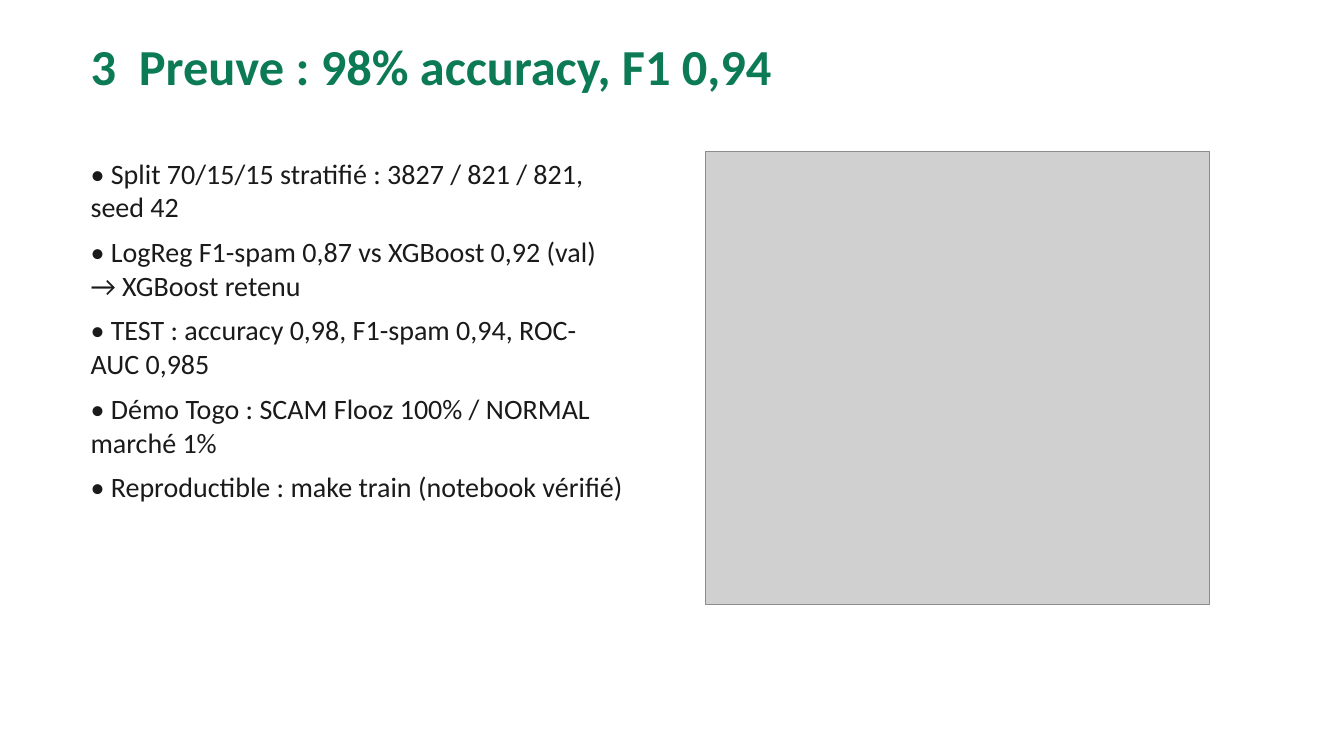
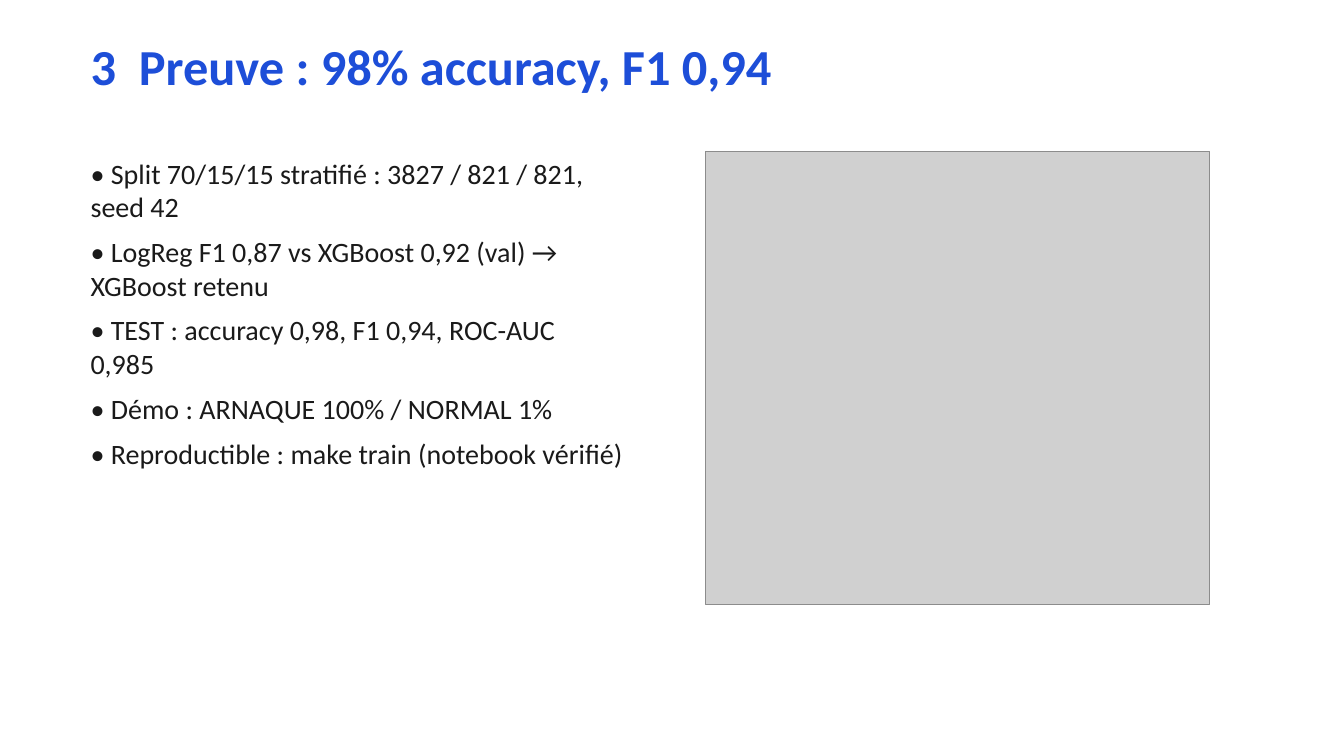
Before and after one commit to yakuzas2345/ai4youth, a slide deck: slide 4 of NOSCAM_PITCH.pptx. Drawn at 1344x756 pixels with LibreOffice and Linux fonts; fonts in the diff are those of the drawing; grey boxes stand for pictures. Boxes give left, top, right and bottom in pixels: in the first picture for what was removed or moved away, otherwise in the second. Text is boxed around its words. In the diff, an @@ line names an element or a change of style, - is before the commit and + after.

```diff
--- a/NOSCAM_PITCH.pptx
+++ b/NOSCAM_PITCH.pptx
@@ text "3 Preuve : 98% accuracy, ..." at [91, 50, 771, 93]: text colour #0B7A55 to #1D4ED8 @@
@@ text at [91, 241, 555, 423]: text changed @@
-• LogReg F1-spam 0,87 vs XGBoost 0,92 (val) → XGBoost retenu
-• TEST : accuracy 0,98, F1-spam 0,94, ROC-AUC 0,985
-• Démo Togo : SCAM Flooz 100% / NORMAL marché 1%
+• LogReg F1 0,87 vs XGBoost 0,92 (val) → XGBoost retenu
+• TEST : accuracy 0,98, F1 0,94, ROC-AUC 0,985
+• Démo : ARNAQUE 100% / NORMAL 1%
```
Also in this commit, not shown: 4 other slides changed.
